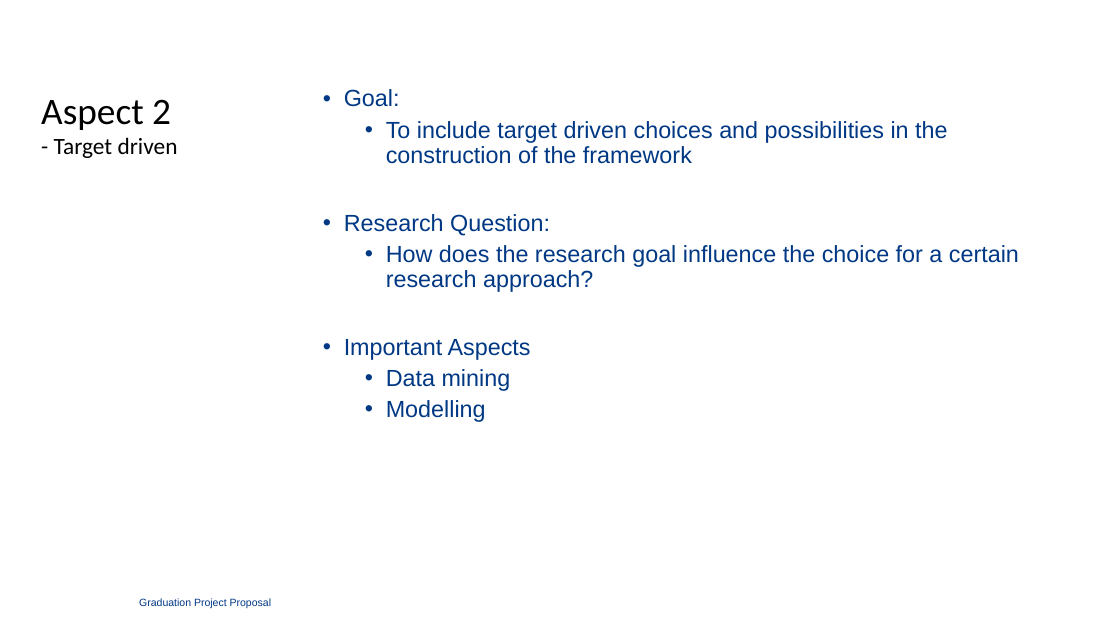
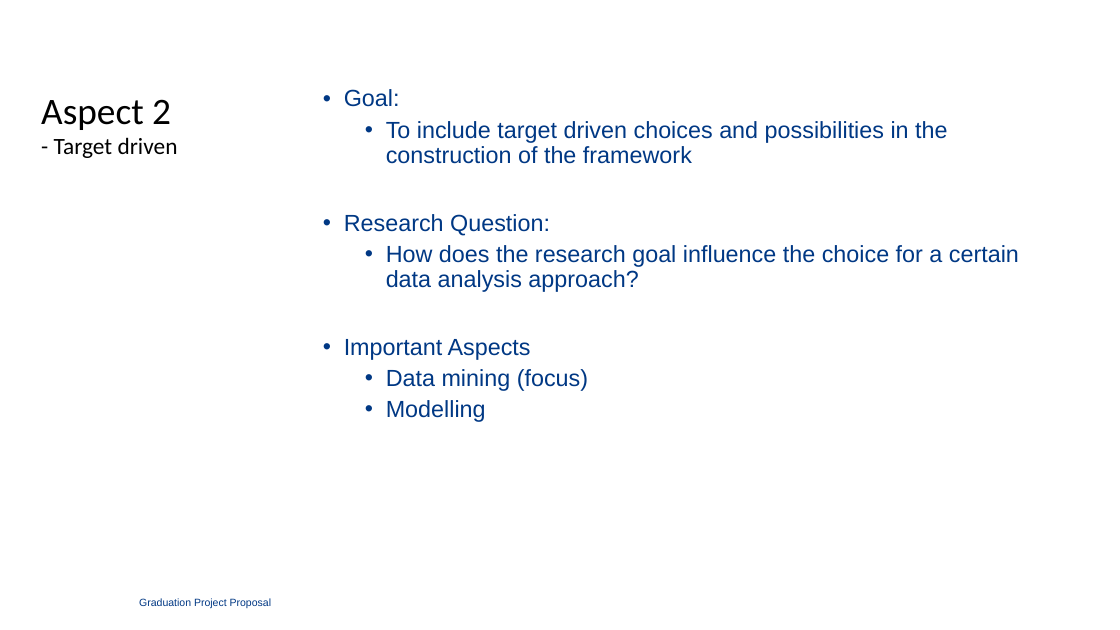
Before and after one commit to TimBeishuizen/GraduationFilesGithub, a slide deck: slide 19 of Meetings/A Computational Biology Framework.ppt. Drawn at 1120x630 pixels with LibreOffice and Linux fonts; fonts in the diff are those of the drawing; background and template pictures are left out. Boxes give left, top, right and bottom in pixels: in the first picture for what was removed or moved away, otherwise in the second. Text is boxed around its words. In the diff, an @@ line names an element or a change of style, - is before the commit and + after.

Commit message:
Improved powerpoint and continued research question report

```diff
--- a/Meetings/A Computational Biology Framework.ppt
+++ b/Meetings/A Computational Biology Framework.ppt
@@ text at [386, 245, 1019, 292]: text changed @@
-  • How does the research goal influence the choice for a certain research approach?
+  • How does the research goal influence the choice for a certain data analysis approach?
@@ text at [386, 369, 588, 391]: text changed @@
-  • Data mining
+  • Data mining (focus)
```
Also in this commit, not shown: 8 other slides changed, 2 slides added, 10 other files.
